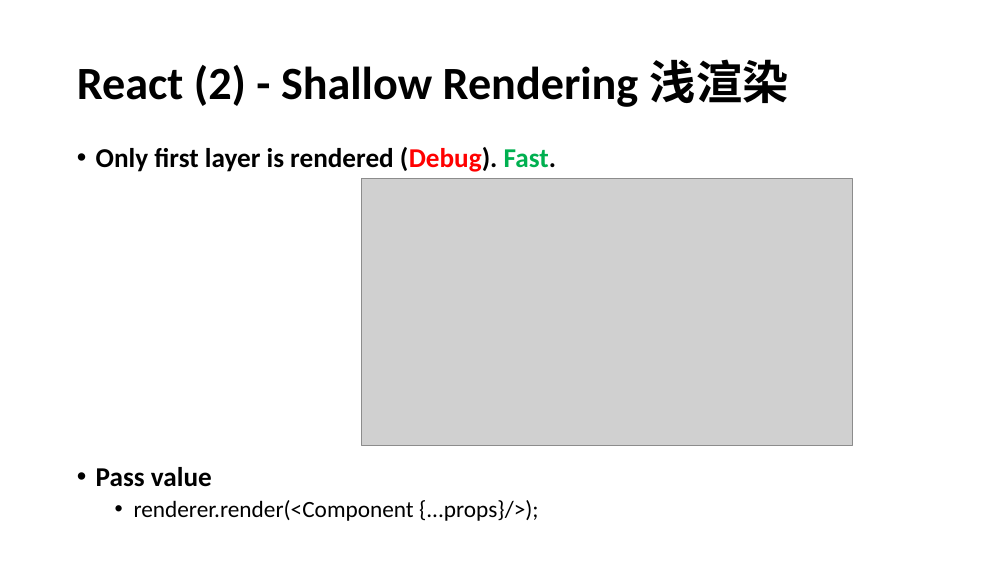
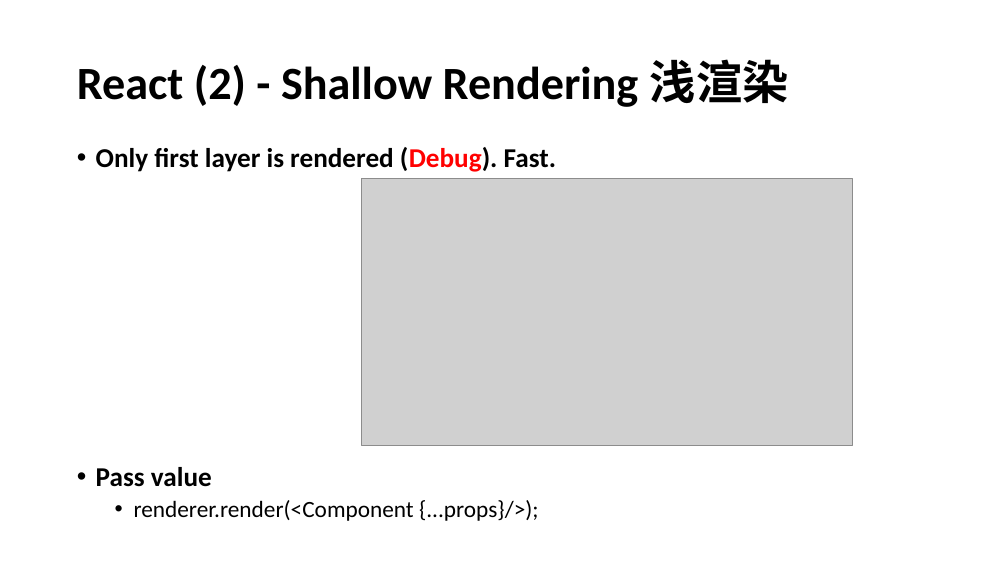
Before and after one commit to agileabc/incoming, a slide deck: slide 12 of JS Test.pptx. Drawn at 1008x567 pixels with LibreOffice and Linux fonts; fonts in the diff are those of the drawing; grey boxes stand for pictures. Boxes give left, top, right and bottom in pixels: in the first picture for what was removed or moved away, otherwise in the second. Text is boxed around its words. In the diff, an @@ line names an element or a change of style, - is before the commit and + after.

```diff
--- a/JS Test.pptx
+++ b/JS Test.pptx
@@ text at (96,147,556,172): text colour #00B050 to #000000 in "Fast." @@
```
Also in this commit, not shown: 2 other slides changed, 1 other file.
